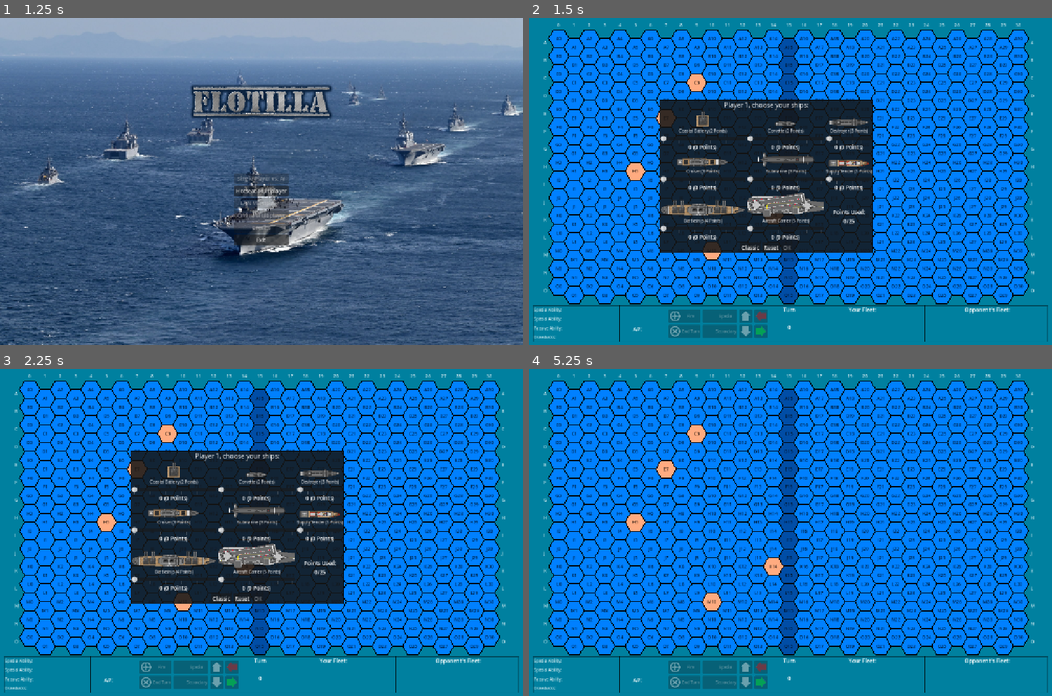
Above: before the commit, frames 1-4 (two rows, left to right).
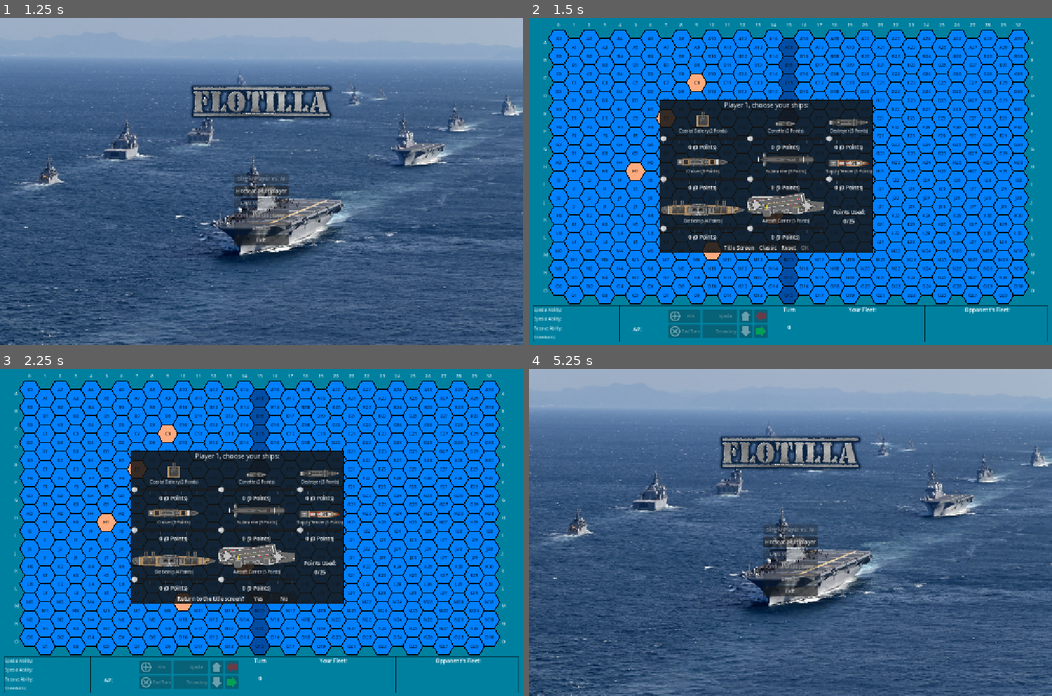
Above: after the commit, the same moments.

Repository: rsucco/flotilla
Game: Godot game, scene res://title_screen.tscn
Two runs of this game, one before a commit and one after it. Both use one fixed random seed, a clock stepped at 60 frames per second and the inputs below. Sound files missing from this copy of the repository are replaced by a short silence.
Inputs (mouse positions are in pixels of both pictures, inside the frame that each line leads up to):
- Up to frame 1 (1.25 s): tap Enter at 0.5 s; move the mouse to (376, 165) at 0.52 s; hold Shift from 0.53 s (still down); click (376, 165) at 0.67 s
- Up to frame 2 (1.5 s): release Shift at 1.25 s; click "Hotseat Multiplayer" at 1.25 s
- Up to frame 3 (2.25 s): click (209, 597) at 2 s, where only the run after the commit has a clickable "Title Screen"
- Up to frame 4 (5.25 s): click (785, 597) at 2.75 s, where only the run after the commit has a clickable "Yes"; click (748, 597) at 3.5 s, where only the run before the commit has a clickable "Classic"; click (748, 597) at 4.25 s, where only the run before the commit has a clickable "Classic"; click (785, 597) at 5 s, where only the run before the commit has a clickable "OK"

Frame 1 is identical in both runs. In frame 2, 0.1% of the frame differs, in the area x 37-54%, y 69-71%; in frame 3, 0.2%; in frame 4, 100%, in the area x 0-100%, y 0-100%.

Commit message:
Ask before starting with unspent points; add Title Screen to the ship picker
Leftover points that could still buy a ship are usually a mistake, and
the picker had no way back to the title screen besides the Esc menu.

Co-Authored-By: Claude Opus 5.5 <noreply@anthropic.com>
Claude-Session: https://claude.ai/code/session_01RJFCS1yugPghndaArYwDni

Diff:
--- a/gui/ship_selection.gd
+++ b/gui/ship_selection.gd
@@ -20,6 +20,8 @@
 
 var selected_count := {}
 var island_tiles := 0
+var used_points := 0
+var pending: Callable
 
 @onready var grid: GridContainer = $VBoxContainer/SelectionGrid
 
@@ -39,7 +41,7 @@
 
 
 func _on_CountSlider_value_changed(_value: float) -> void:
-	var used_points := 0
+	used_points = 0
 	for ship_type: String in POINT_VALUES:
 		selected_count[ship_type] = int(slider(ship_type).value)
 		var cost: int = selected_count[ship_type] * POINT_VALUES[ship_type]
@@ -74,8 +76,47 @@
 
 
 func _on_OK_pressed() -> void:
+	if can_add_ship():
+		ask("You have " + str(POINTS_BUDGET - used_points) + " points left. Start anyway?", _start)
+	else:
+		_start()
+
+
+func _on_Title_pressed() -> void:
+	ask(
+		"Return to the title screen?",
+		get_tree().change_scene_to_file.bind("res://title_screen.tscn")
+	)
+
+
+# Whether any leftover points could still buy a ship
+func can_add_ship() -> bool:
+	for ship_type: String in POINT_VALUES:
+		if slider(ship_type).value < slider(ship_type).max_value:
+			return true
+	return false
+
+
+# Swaps the buttons for a yes/no question; Yes runs `action`
+func ask(question: String, action: Callable) -> void:
+	pending = action
+	$VBoxContainer/Buttons.visible = false
+	$VBoxContainer/Confirm/Label.text = question
+	$VBoxContainer/Confirm.visible = true
+
+
+func _start() -> void:
 	confirmed.emit(selected_count)
 	queue_free()
+
+
+func _on_Yes_pressed() -> void:
+	pending.call()
+
+
+func _on_No_pressed() -> void:
+	$VBoxContainer/Confirm.visible = false
+	$VBoxContainer/Buttons.visible = true
 
 
 func set_island_tiles(count: int) -> void:
--- a/gui/ship_selection.tscn
+++ b/gui/ship_selection.tscn
@@ -411,6 +411,10 @@
 offset_bottom = 367.0
 alignment = 1
 
+[node name="Title" type="Button" parent="VBoxContainer/Buttons"]
+layout_mode = 2
+text = "Title Screen"
+
 [node name="Classic" type="Button" parent="VBoxContainer/Buttons"]
 offset_left = 200.0
 offset_right = 260.0
@@ -429,6 +433,24 @@
 offset_bottom = 20.0
 disabled = true
 text = "OK"
+
+[node name="Confirm" type="HBoxContainer" parent="VBoxContainer"]
+visible = false
+layout_mode = 2
+alignment = 1
+
+[node name="Label" type="Label" parent="VBoxContainer/Confirm"]
+layout_mode = 2
+
+[node name="Yes" type="Button" parent="VBoxContainer/Confirm"]
+custom_minimum_size = Vector2(60, 0)
+layout_mode = 2
+text = "Yes"
+
+[node name="No" type="Button" parent="VBoxContainer/Confirm"]
+custom_minimum_size = Vector2(60, 0)
+layout_mode = 2
+text = "No"
 
 [connection signal="value_changed" from="VBoxContainer/SelectionGrid/CoastalBattery/CountSlider" to="." method="_on_CountSlider_value_changed"]
 [connection signal="value_changed" from="VBoxContainer/SelectionGrid/Corvette/CountSlider" to="." method="_on_CountSlider_value_changed"]
@@ -441,3 +463,6 @@
 [connection signal="pressed" from="VBoxContainer/Buttons/Classic" to="." method="_on_Classic_pressed"]
 [connection signal="pressed" from="VBoxContainer/Buttons/Reset" to="." method="_on_Reset_pressed"]
 [connection signal="pressed" from="VBoxContainer/Buttons/OK" to="." method="_on_OK_pressed"]
+[connection signal="pressed" from="VBoxContainer/Confirm/Yes" to="." method="_on_Yes_pressed"]
+[connection signal="pressed" from="VBoxContainer/Confirm/No" to="." method="_on_No_pressed"]
+[connection signal="pressed" from="VBoxContainer/Buttons/Title" to="." method="_on_Title_pressed"]
--- a/test/integration/test_gui.gd
+++ b/test/integration/test_gui.gd
@@ -80,3 +80,48 @@
 	await wait_frames(1)
 	assert_true(ship.visible, "shown once it snaps to a hex")
 	get_node("/root/GutRunner/GutLayer").visible = true
+
+
+func test_ok_needs_at_least_one_ship() -> void:
+	var dialog: Node = add_child_autofree(SELECTION_SCENE.instantiate())
+	var ok: Button = dialog.get_node("VBoxContainer/Buttons/OK")
+	assert_true(ok.disabled, "disabled with nothing picked")
+	slider(dialog, "Destroyer").value = 1
+	assert_false(ok.disabled)
+	dialog.get_node("VBoxContainer/Buttons/Reset").pressed.emit()
+	assert_true(ok.disabled, "disabled again after Reset")
+
+
+func test_unspent_points_ask_before_starting() -> void:
+	var dialog: Node = add_child_autofree(SELECTION_SCENE.instantiate())
+	watch_signals(dialog)
+	slider(dialog, "Destroyer").value = 1
+	dialog.get_node("VBoxContainer/Buttons/OK").pressed.emit()
+	assert_signal_not_emitted(dialog, "confirmed", "asks first")
+	assert_true(dialog.get_node("VBoxContainer/Confirm").visible)
+	assert_string_contains(dialog.get_node("VBoxContainer/Confirm/Label").text, "22 points left")
+	dialog.get_node("VBoxContainer/Confirm/No").pressed.emit()
+	assert_true(dialog.get_node("VBoxContainer/Buttons").visible, "back to picking")
+	dialog.get_node("VBoxContainer/Buttons/OK").pressed.emit()
+	dialog.get_node("VBoxContainer/Confirm/Yes").pressed.emit()
+	assert_signal_emitted(dialog, "confirmed")
+
+
+func test_no_prompt_when_leftover_points_buy_nothing() -> void:
+	var dialog: Node = add_child_autofree(SELECTION_SCENE.instantiate())
+	dialog.set_island_tiles(0)
+	watch_signals(dialog)
+	# 24 of 25 points; nothing costs 1
+	slider(dialog, "Carrier").value = 4
+	slider(dialog, "Battleship").value = 1
+	dialog.get_node("VBoxContainer/Buttons/OK").pressed.emit()
+	assert_signal_emitted(dialog, "confirmed")
+
+
+func test_title_button_asks_first() -> void:
+	var dialog: Node = add_child_autofree(SELECTION_SCENE.instantiate())
+	dialog.get_node("VBoxContainer/Buttons/Title").pressed.emit()
+	assert_true(dialog.get_node("VBoxContainer/Confirm").visible)
+	assert_eq(dialog.get_node("VBoxContainer/Confirm/Label").text, "Return to the title screen?")
+	dialog.get_node("VBoxContainer/Confirm/No").pressed.emit()
+	assert_true(dialog.get_node("VBoxContainer/Buttons").visible)
